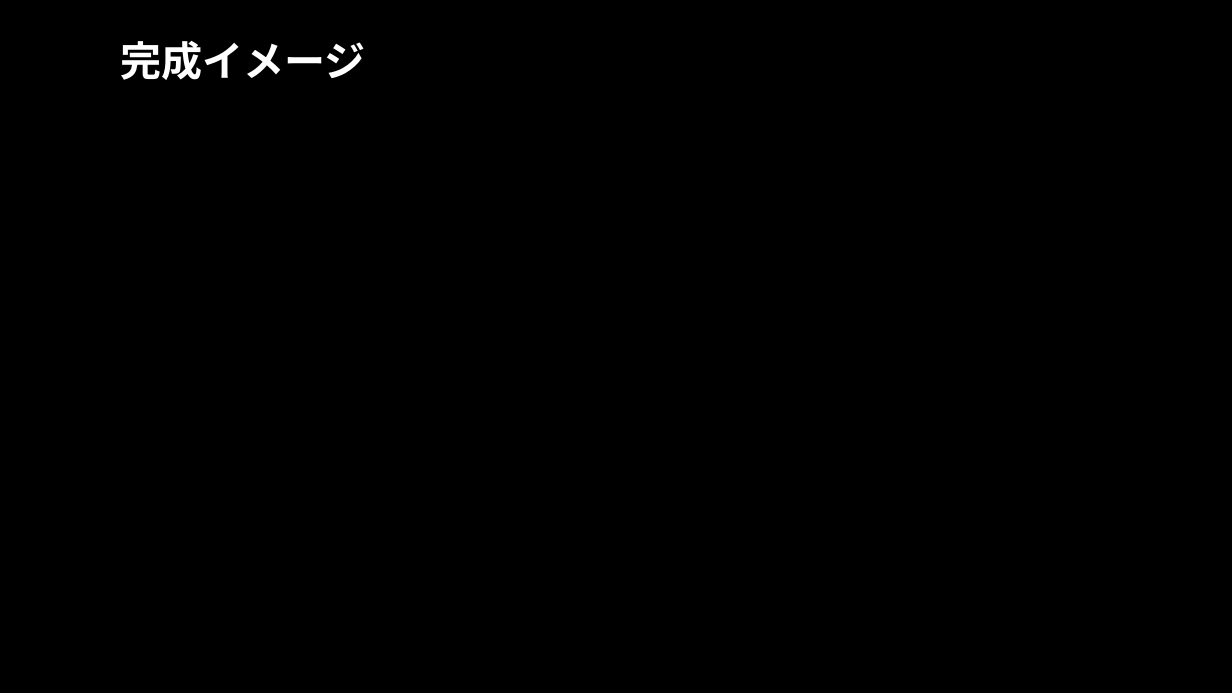
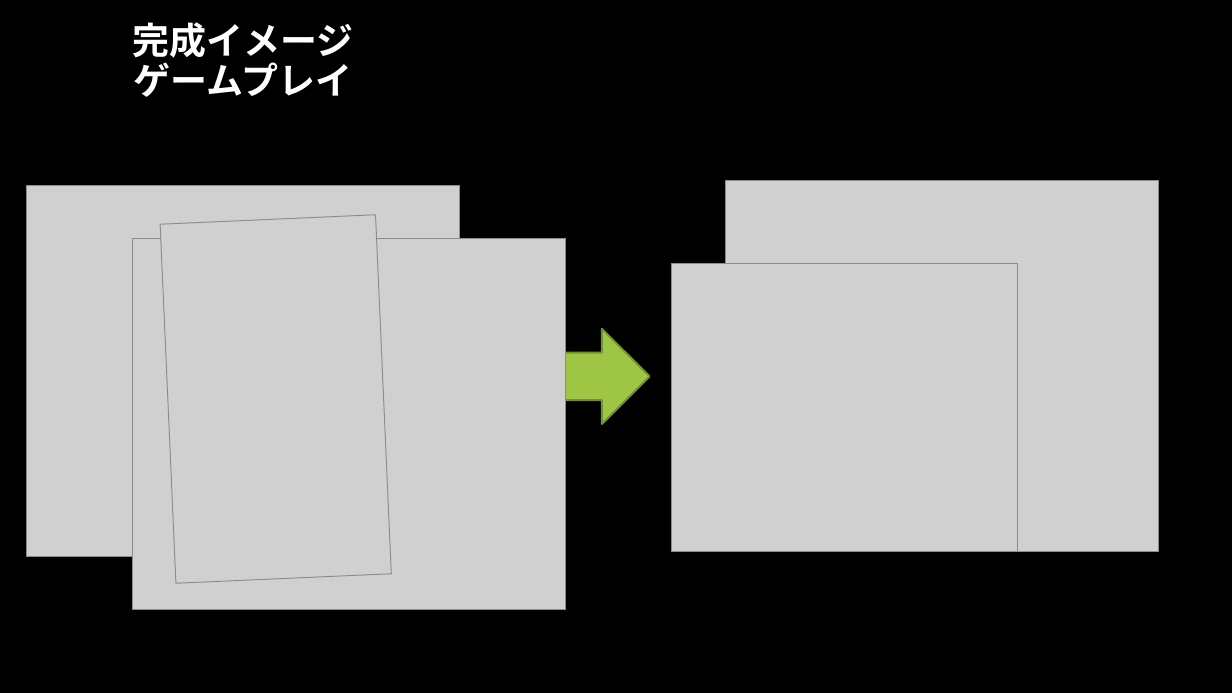
Before and after one commit to ONITeamProject/-, a slide deck: slide 5 of GFF提出作品プレゼン.pptx. Drawn at 1232x693 pixels with LibreOffice and Linux fonts; fonts in the diff are those of the drawing; grey boxes stand for pictures; background and template pictures are left out. Boxes give left, top, right and bottom in pixels: in the first picture for what was removed or moved away, otherwise in the second. Text is boxed around its words. In the diff, an @@ line names an element or a change of style, - is before the commit and + after.

```diff
--- a/GFF提出作品プレゼン.pptx
+++ b/GFF提出作品プレゼン.pptx
@@ title at (133, 22, 354, 97): text changed; size 32 to 28.8 pt @@
-完成イメージ
+完成イメージ
+ゲームプレイ
@@ picture added at (27, 186, 460, 557) @@
@@ picture added at (726, 180, 1159, 552) @@
@@ picture added at (133, 238, 567, 610) @@
@@ picture added at (160, 215, 391, 583) @@
@@ picture added at (672, 263, 1018, 552) @@
@@ right arrow added at (512, 329, 650, 424), fill #9EC544, outline #759232 1.5 pt @@
```
Also in this commit, not shown: 1 other slide changed.
